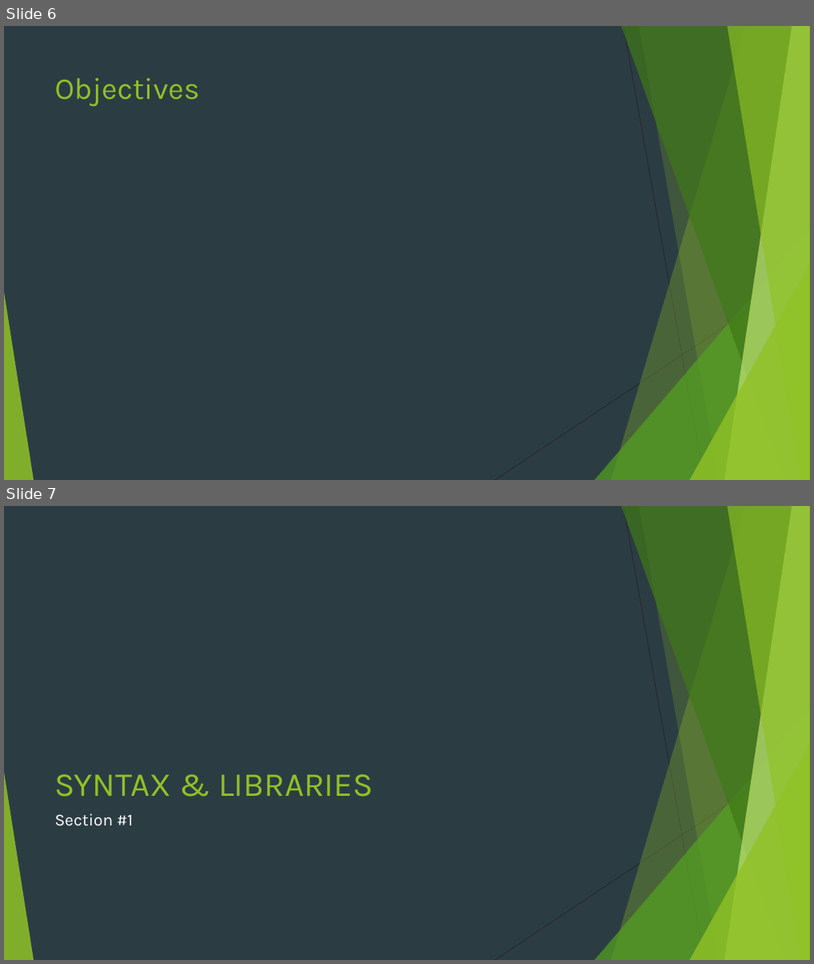
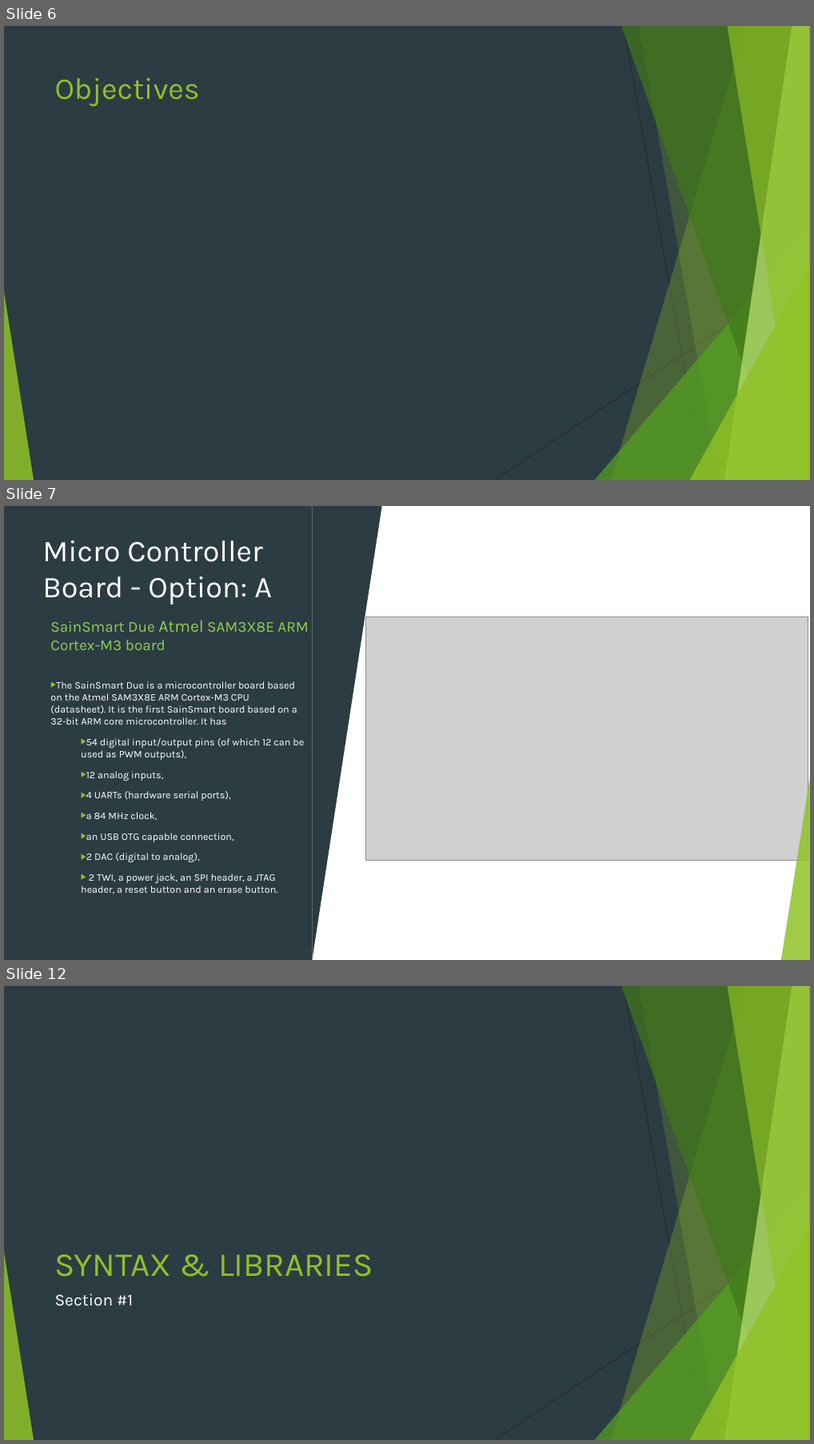
Before and after one commit to HYDROXY-RESEARCH-GROUP/H20-DECOMPOSITION, a slide deck: Display Output/Display Output.pptx. Shown one above the other, each under a label of ours: slides 6 and 7 before the commit, slides 6, 7 and 12 after it; the slides between them are not shown. The pictures are 814x964 and 814x1444 pixels, drawn with LibreOffice and Linux fonts; fonts in the diff are those of the drawing; grey boxes stand for pictures. Boxes give left, top, right and bottom in pixels: in the first picture for what was removed or moved away, otherwise in the second. Text is boxed around its words. In the diff, an @@ line names an element or a change of style, - is before the commit and + after.

```diff
--- a/Display Output/Display Output.pptx
+++ b/Display Output/Display Output.pptx
@@ slide 7 added at [4,506,810,960], background #FFFFFF; not listed: 8 template elements that a slide beside it also shows @@
@@ rectangle added at [4,506,810,960], fill #FFFFFF @@
@@ rectangle added at [4,506,313,960], fill #2C3C43 @@
@@ triangle added at [313,506,382,960], fill #2C3C43 @@
@@ title added at [42,540,272,604], 36 pt, text #FFFFFF @@
+Micro Controller Board - Option: A
@@ text added at [50,620,308,650], 18 pt, text #92D050 @@
+SainSmart Due Atmel SAM3X8E ARM Cortex-M3 board
@@ picture added at [366,617,809,860] @@
@@ text added at [50,681,304,894], 12 pt, text #FFFFFF @@
+▶ The SainSmart Due is a microcontroller board based on the Atmel SAM3X8E ARM Cortex-M3 CPU (datasheet). It is the first SainSmart board based on a 32-bit ARM core microcontroller. It has
+  ▶ 54 digital input/output pins (of which 12 can be used as PWM outputs),
+  ▶ 12 analog inputs,
+  ▶ 4 UARTs (hardware serial ports),
+  ▶ a 84 MHz clock,
+  ▶ an USB OTG capable connection,
+  ▶ 2 DAC (digital to analog),
+  ▶ 2 TWI, a power jack, an SPI header, a JTAG header, a reset button and an erase button.
@@ group added at [4,506,810,960]: 5 freeform shapes, 3 triangles, 2 lines @@
@@ triangle added at [782,772,810,960], fill #90C226 at 85% opacity @@
@@ what was slide 7 is now slide 12 @@
```
Also in this commit, not shown: 3 slides changed, 7 other slides added, 28 other files.
